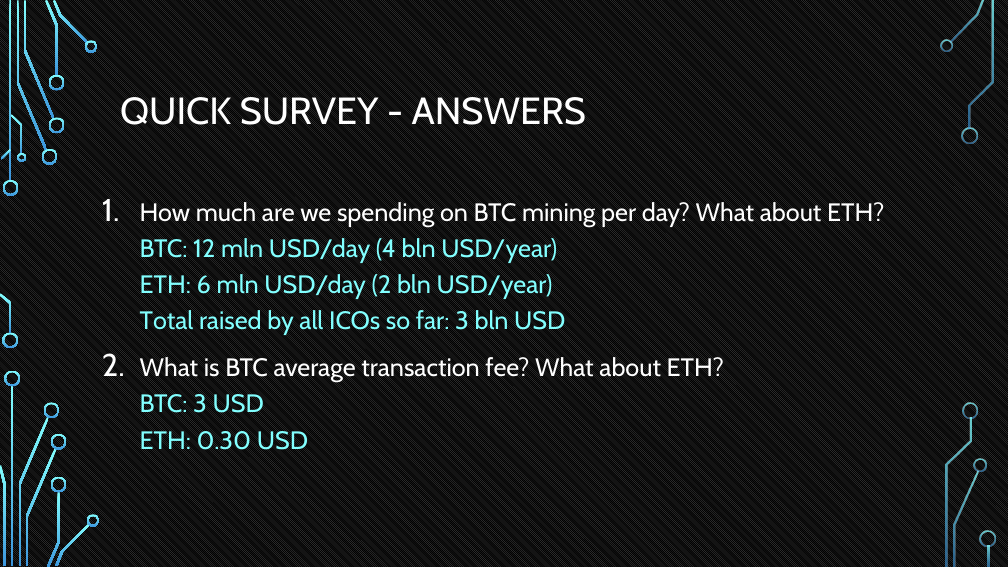
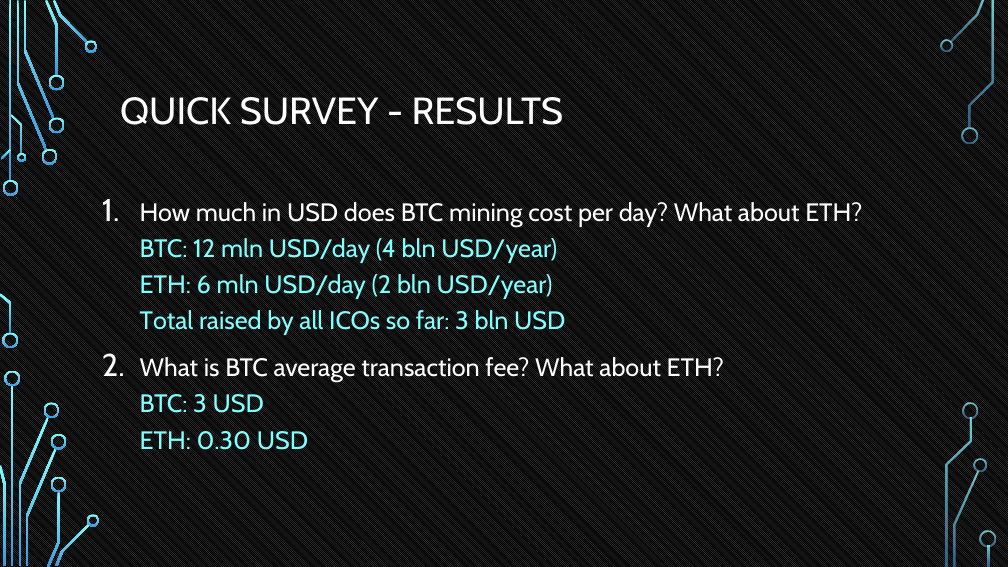
Before and after one commit to tokenika/tokenika.github.io, a slide deck: slide 7 of WarsawBlock.pptx. Drawn at 1008x567 pixels with LibreOffice and Linux fonts; fonts in the diff are those of the drawing; background and template pictures are left out. Boxes give left, top, right and bottom in pixels: in the first picture for what was removed or moved away, otherwise in the second. Text is boxed around its words. In the diff, an @@ line names an element or a change of style, - is before the commit and + after.

```diff
--- a/WarsawBlock.pptx
+++ b/WarsawBlock.pptx
@@ title at [120, 97, 564, 125]: text changed @@
-QUICK SURVEY - ANSWERS
+QUICK SURVEY - RESULTS
@@ text at [140, 202, 862, 227]: text changed @@
-1. How much are we spending on BTC mining per day? What about ETH?
+1. How much in USD does BTC mining cost per day? What about ETH?
```
Also in this commit, not shown: 9 other slides changed, 1 slide added, 1 other file.
